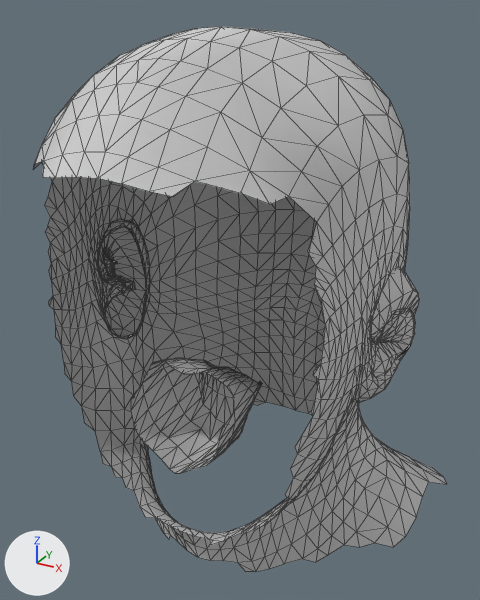
Two versions of the glTF model assets/people/clothes/ren_coif/man.glb, one commit apart.
Rendered twice from a camera (50 mm lens) standing at (0.165, -0.348, 1.816) and looking at (0.0, -0.048, 1.665). Lighting does not change. The marker at lower left points along +X, +Y and +Z. The older version comes first. Mesh edges are drawn as thin lines. Vertices at exactly the same position are counted once.

The first picture shows 'ren_coif_0'.
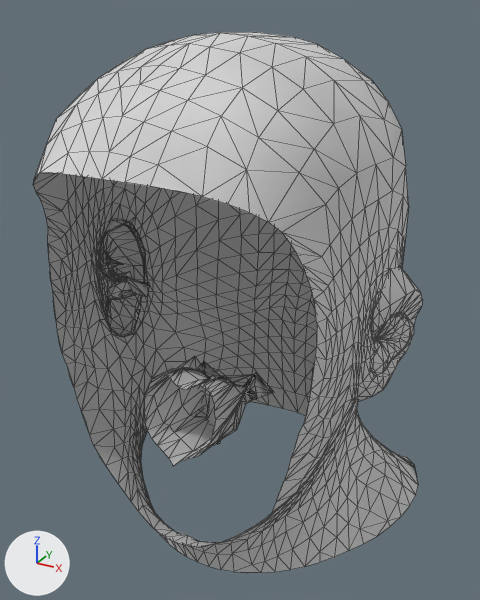
Edits to the bpy script that builds the scene:
```text
Change me_ren_coif_0:
    used by ob_ren_coif_0; location = (0.0, 0.0, 0.0)
    remove me_ren_coif_0.from_pydata(...)  # 1742 vertices, 3296 faces; spans x -0.115..0.115, y -0.158..0.058, z 1.514..1.808
    add me_ren_coif_0.from_pydata(...)  # 1742 vertices, 3296 faces; spans x -0.102..0.102, y -0.156..0.056, z 1.517..1.805
    me_ren_coif_0 part 1: 1713 of 1742 vertices moved; they spanned x -0.115..0.115, y -0.158..0.058, z 1.514..1.808 and now span x -0.102..0.102, y -0.156..0.056, z 1.517..1.805; mean shift (0.0, -0.001, 0.0); largest move (-0.111, 0.029, 1.532) -> (-0.094, 0.019, 1.542)
    me_ren_coif_0 part 2: 3296 faces centred in x -0.108..0.108, y -0.156..0.057, z 1.517..1.807 are repainted in the vertex colours; the middle colour goes from white #ebebeb to white #f5f5f5
```

Boxes [x1, y1, x2, y2] around the edits, measured in the pictures (480 x 600 px; the box of a moved part takes in the faces that stretch with it):
'ren_coif_0', reshaped: before [34, 27, 446, 572]; after [33, 32, 423, 573]
part 1 of me_ren_coif_0, moved or reshaped: before [34, 27, 446, 572]; after [33, 32, 423, 573]
part 2 of me_ren_coif_0, edited (looks the same): [98, 136, 414, 518] in both
